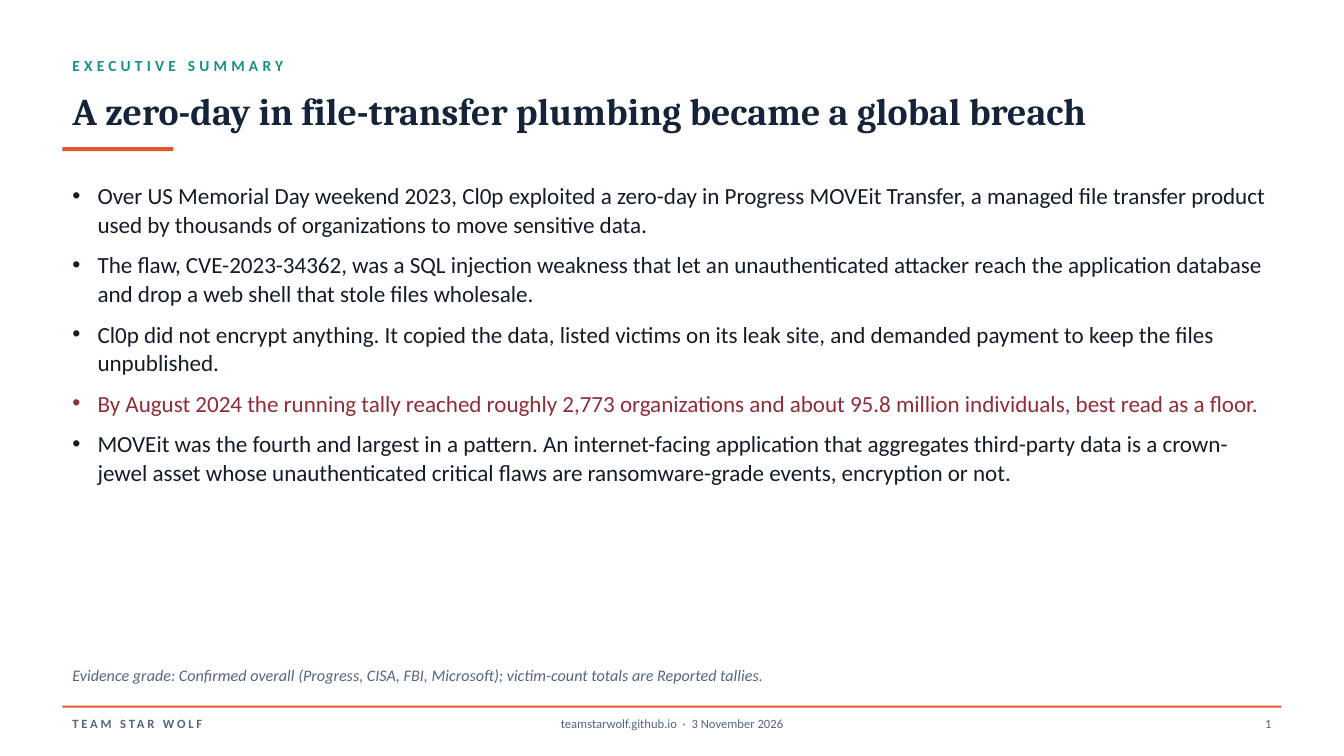
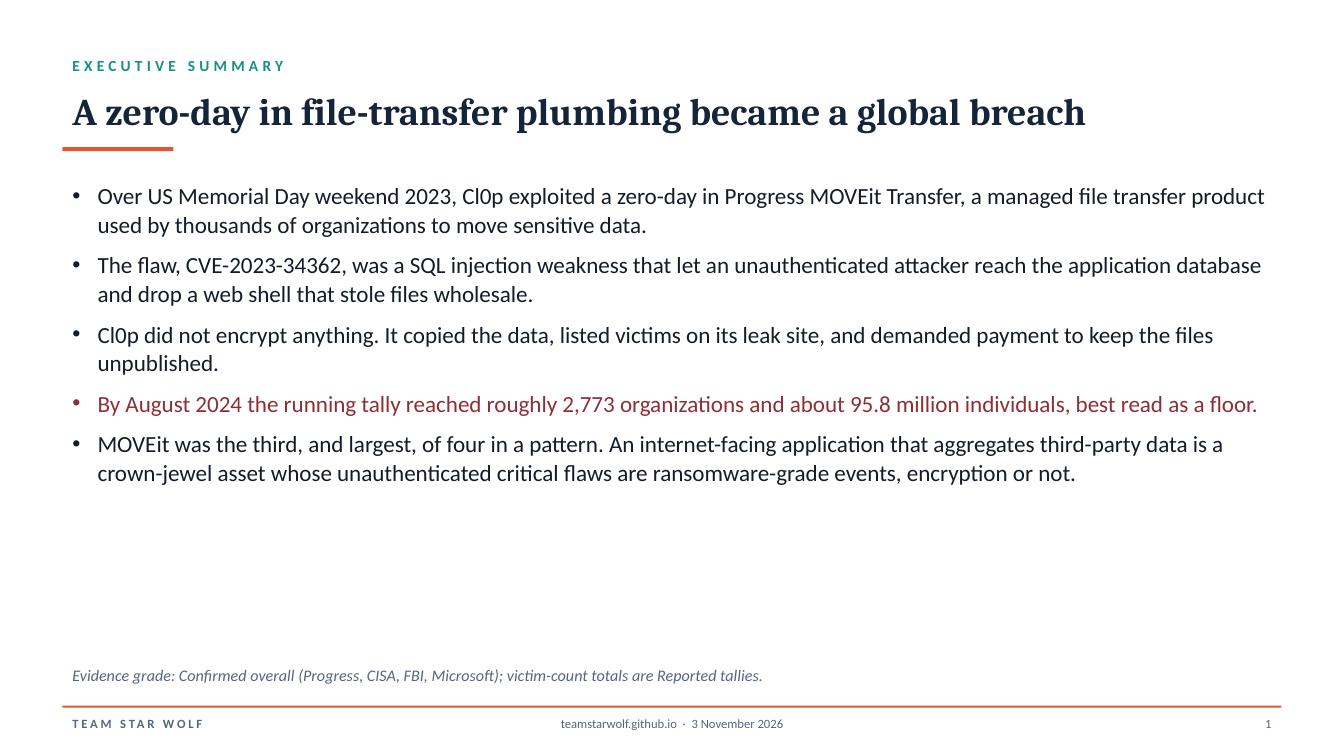
Before and after one commit to TeamStarWolf/TeamStarWolf, a slide deck: slide 2 of case-studies/slides/Cl0p_MOVEit_File_Transfer_2023_Case_Study.pptx. Drawn at 1344x756 pixels with LibreOffice and Linux fonts; fonts in the diff are those of the drawing. Boxes give left, top, right and bottom in pixels: in the first picture for what was removed or moved away, otherwise in the second. Text is boxed around its words. In the diff, an @@ line names an element or a change of style, - is before the commit and + after.

```diff
--- a/case-studies/slides/Cl0p_MOVEit_File_Transfer_2023_Case_Study.pptx
+++ b/case-studies/slides/Cl0p_MOVEit_File_Transfer_2023_Case_Study.pptx
@@ text at (98,436,1223,485): text changed @@
-• MOVEit was the fourth and largest in a pattern. An internet-facing application that aggregates third-party data is a crown-jewel asset whose unauthenticated critical flaws are ransomware-grade events, encryption or not.
+• MOVEit was the third, and largest, of four in a pattern. An internet-facing application that aggregates third-party data is a crown-jewel asset whose unauthenticated critical flaws are ransomware-grade events, encryption or not.
```
Also in this commit, not shown: 1 other slide changed, 12 other files.
